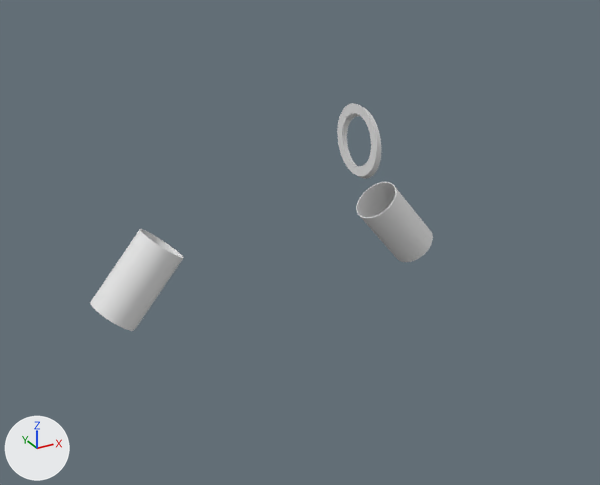
The Blender file José María Frías Tejera - Relaxing animation.blend, before and after one commit.
Before and after are seen from a 50 mm camera at (-34.2, -67.0, 33.6) aimed at (1.7, -1.8, 1.0). The lights are fixed; the arrows at lower left show +X, +Y and +Z.

The scene before the commit, as lines of its bpy script (objects in view):
```python
me_cylinder_002 = bpy.data.meshes.new('Cylinder.002')
me_cylinder_002.from_pydata(...)  # 260 vertices, 132 faces; spans x -3.24..3.54, y -3.25..3.25, z -4.0..4.0
me_cylinder_005 = bpy.data.meshes.new('Cylinder.005')
me_cylinder_005.from_pydata(...)  # 260 vertices, 132 faces; spans x -3.46..3.46, y -3.46..3.46, z -4.0..4.0
me_cylinder_010 = bpy.data.meshes.new('Cylinder.010')
me_cylinder_010.from_pydata(...)  # 260 vertices, 132 faces; spans x -3.46..3.46, y -3.46..3.46, z -4.0..4.0
me_cylinder_013 = bpy.data.meshes.new('Cylinder.013')
me_cylinder_013.from_pydata(...)  # 260 vertices, 132 faces; spans x -2.22..2.22, y -2.22..2.22, z -4.0..4.0
ob_cae_2 = bpy.data.objects.new('Cae 2', me_cylinder_005)
ob_cae_2.location = (-5.23, 0.0, -3.04)
ob_cae_2.rotation_euler = (0.0, 2.269, 0.0)  # degrees (0, 130, 0)
ob_cae_2.scale = (1.01, 1.01, 0.0625)
ob_cae_2.hide_set(True)  # its collection is switched off
ob_cylinder_003 = bpy.data.objects.new('Cylinder.003', me_cylinder_013)
ob_cylinder_003.location = (14.25, 0.0, 0.0)
ob_cylinder_003.rotation_euler = (0.0, -0.698, 0.0)  # degrees (0, -40, 0)
ob_cylinder_003.scale = (1.07, 1.07, 1.0)
ob_pendulo = bpy.data.objects.new('Pendulo', me_cylinder_002)
ob_pendulo.location = (5.23, -6.31, 12.09)
ob_pendulo.rotation_euler = (0.0, 1.571, 0.0)  # degrees (0, 90, 0)
ob_pendulo.scale = (1.01, 1.01, 0.0625)
ob_salta = bpy.data.objects.new('Salta', me_cylinder_010)
ob_salta.location = (0.0, -9.37, 3.56)
ob_salta.rotation_euler = (0.0, 1.571, 0.0)  # degrees (0, 90, 0)
ob_salta.scale = (1.01, 1.01, 0.0625)
ob_salta.hide_set(True)
# also in view: 'Cylinder.002' at (-14.2, 0.0, 0.0)
```
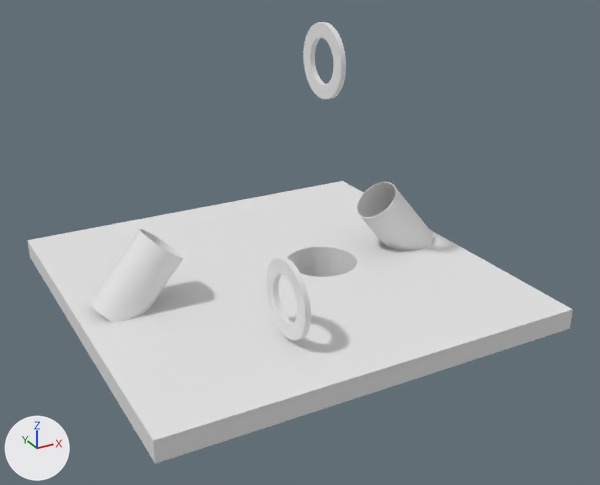
The change in detail:
Mesh me_cube is new.
It has 104 vertices, 72 faces and spans x -1.0..1.0, y -1.0..1.0, z -12.59..1.0.
Object 'Salta' (ob_salta) is now shown.
Object 'Pendulo' (ob_pendulo) is deleted.
Object 'Cae 2' (ob_cae_2) is now shown.
Object 'Cube' (ob_cube) is new; it shows me_cube.
Its location is (0.0, 0.0, -3.5).
Its scale is (20.1, 20.1, 1.0).

What differs and where, as boxes [x1, y1, x2, y2] in the pictures (600 x 485 px):
'Cube', added
    after: [27, 181, 573, 464]
'Salta', shown
    after: [266, 257, 311, 340]
'Cae 2', shown
    after: [303, 22, 346, 99]
'Pendulo', deleted
    before: [337, 103, 381, 179]
